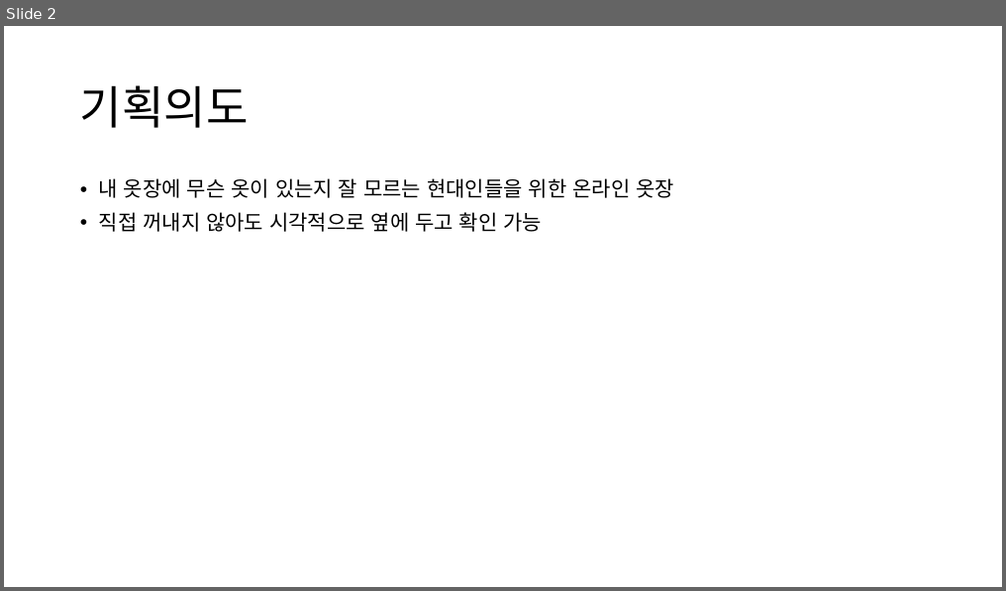
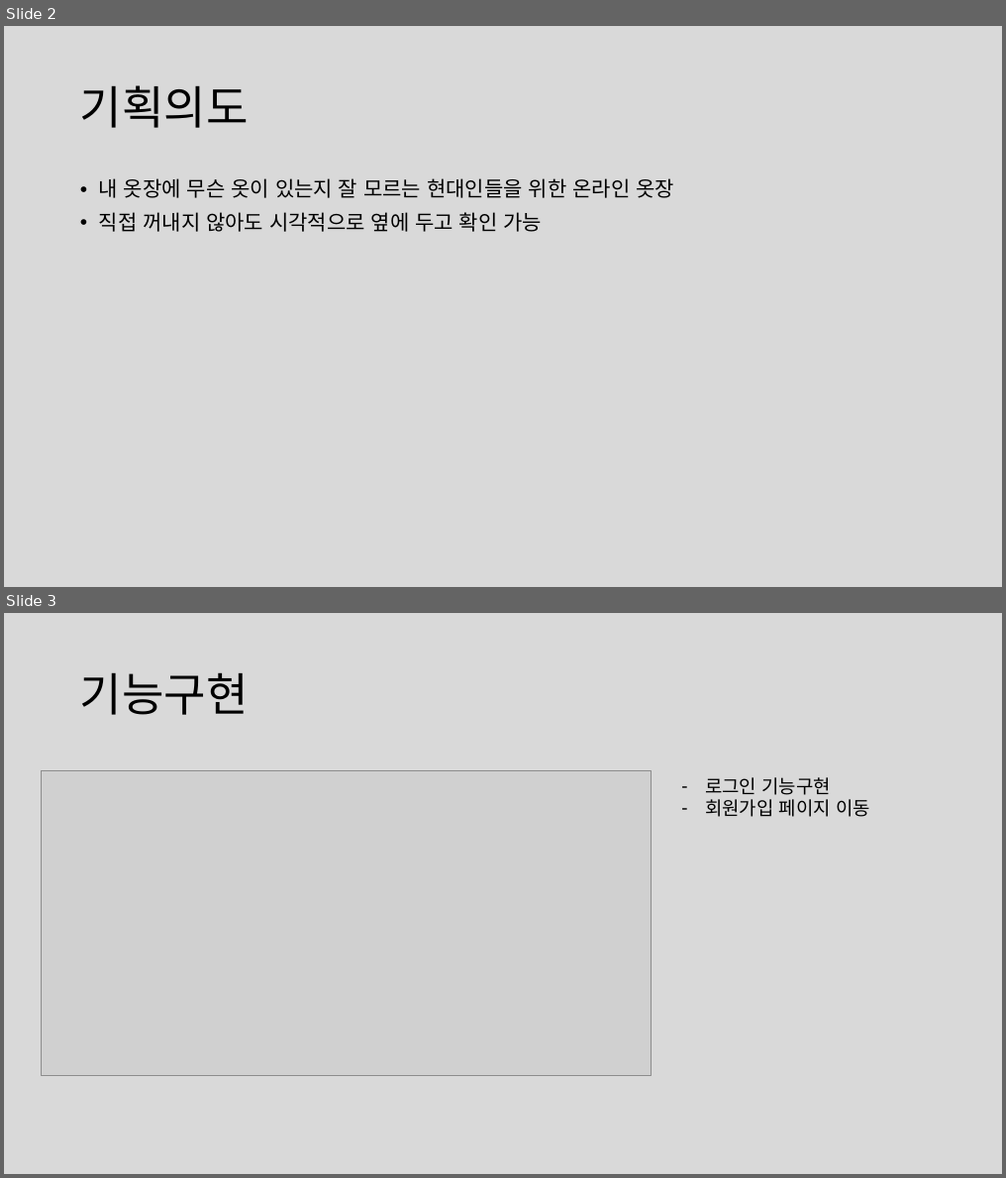
Before and after one commit to hyunsik96/00_OOTD, a slide deck: 기획/OOTD.pptx. Shown one above the other, each under a label of ours: slide 2 before the commit, slides 2 and 3 after it. The pictures are 1006x591 and 1006x1178 pixels, drawn with LibreOffice and Linux fonts; fonts in the diff are those of the drawing; grey boxes stand for pictures. Boxes give left, top, right and bottom in pixels: in the first picture for what was removed or moved away, otherwise in the second. Text is boxed around its words. In the diff, an @@ line names an element or a change of style, - is before the commit and + after.

```diff
--- a/기획/OOTD.pptx
+++ b/기획/OOTD.pptx
@@ slide 3 added at box(4, 613, 1002, 1174), background #D9D9D9 @@
@@ title added at box(80, 672, 249, 715), 44 pt, text #000000 @@
+기능구현
@@ picture added at box(42, 771, 650, 1075) @@
@@ text added at box(705, 777, 870, 817), 18 pt, text #000000 @@
+– 로그인 기능구현
+– 회원가입 페이지 이동
@@ slide 2 changed as well @@
@@ background #FFFFFF to #D9D9D9 @@
```
Also in this commit, not shown: 1 other slide changed, 3 other slides added, 1 slide removed, 4 other files.
